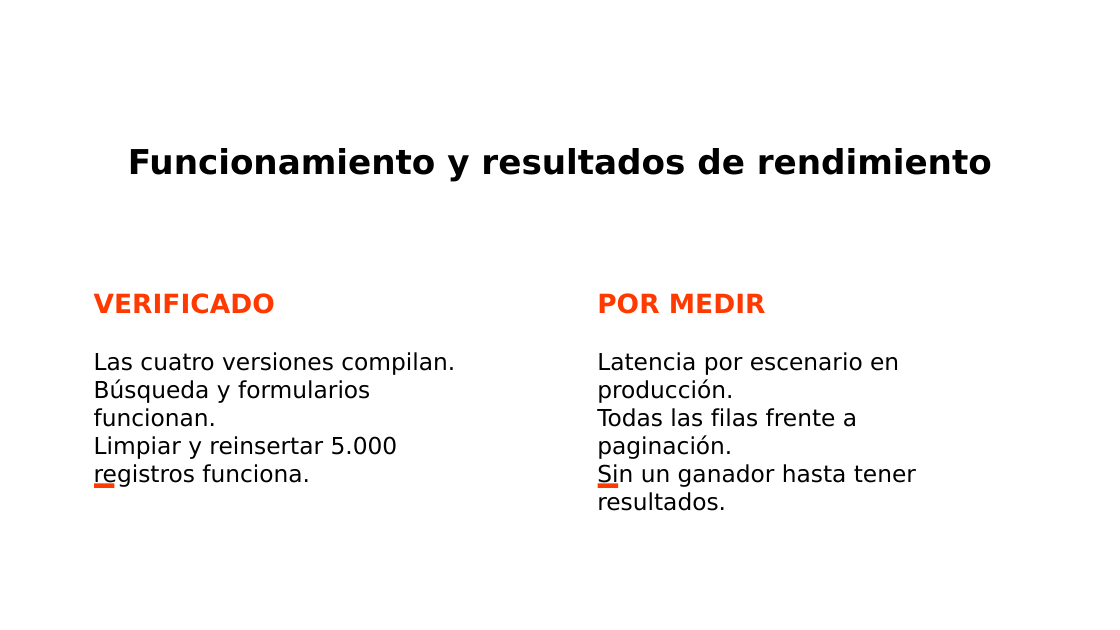
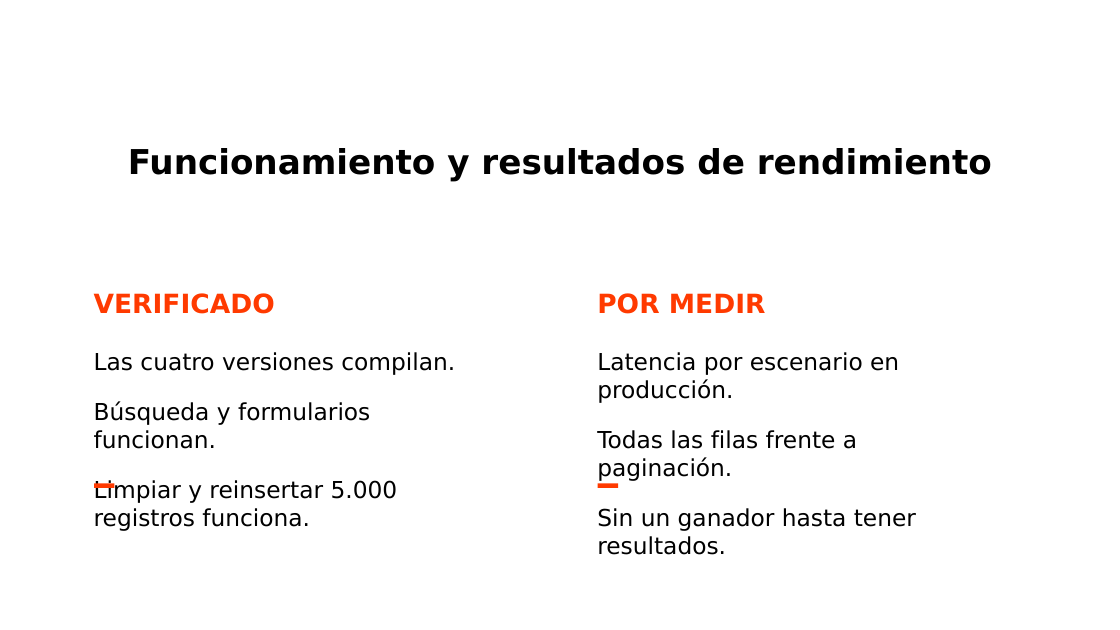
Before and after one commit to angelloaroni/ArquiSoftIndividual, a slide deck: slide 6 of presentacion/Comparativa_Frontend_InventoryPro.pptx. Drawn at 1120x630 pixels with LibreOffice and Linux fonts; fonts in the diff are those of the drawing; background and template pictures are left out. Boxes give left, top, right and bottom in pixels: in the first picture for what was removed or moved away, otherwise in the second. Text is boxed around its words. In the diff, an @@ line names an element or a change of style, - is before the commit and + after.

```diff
--- a/presentacion/Comparativa_Frontend_InventoryPro.pptx
+++ b/presentacion/Comparativa_Frontend_InventoryPro.pptx
@@ subtitle "Las cuatro versiones compilan." at box(94, 352, 455, 531): more space between paragraphs @@
@@ subtitle "Latencia por escenario en producción." at box(597, 352, 916, 555): more space between paragraphs @@
```
Also in this commit, not shown: 4 other slides changed, 2 other files.
